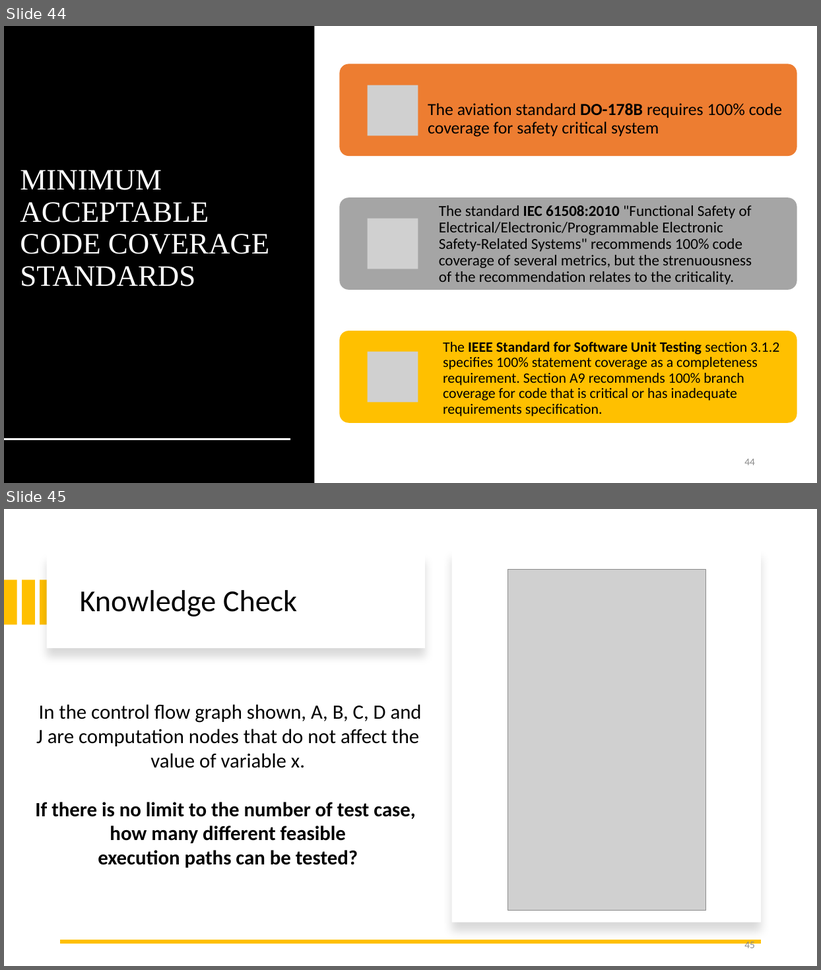
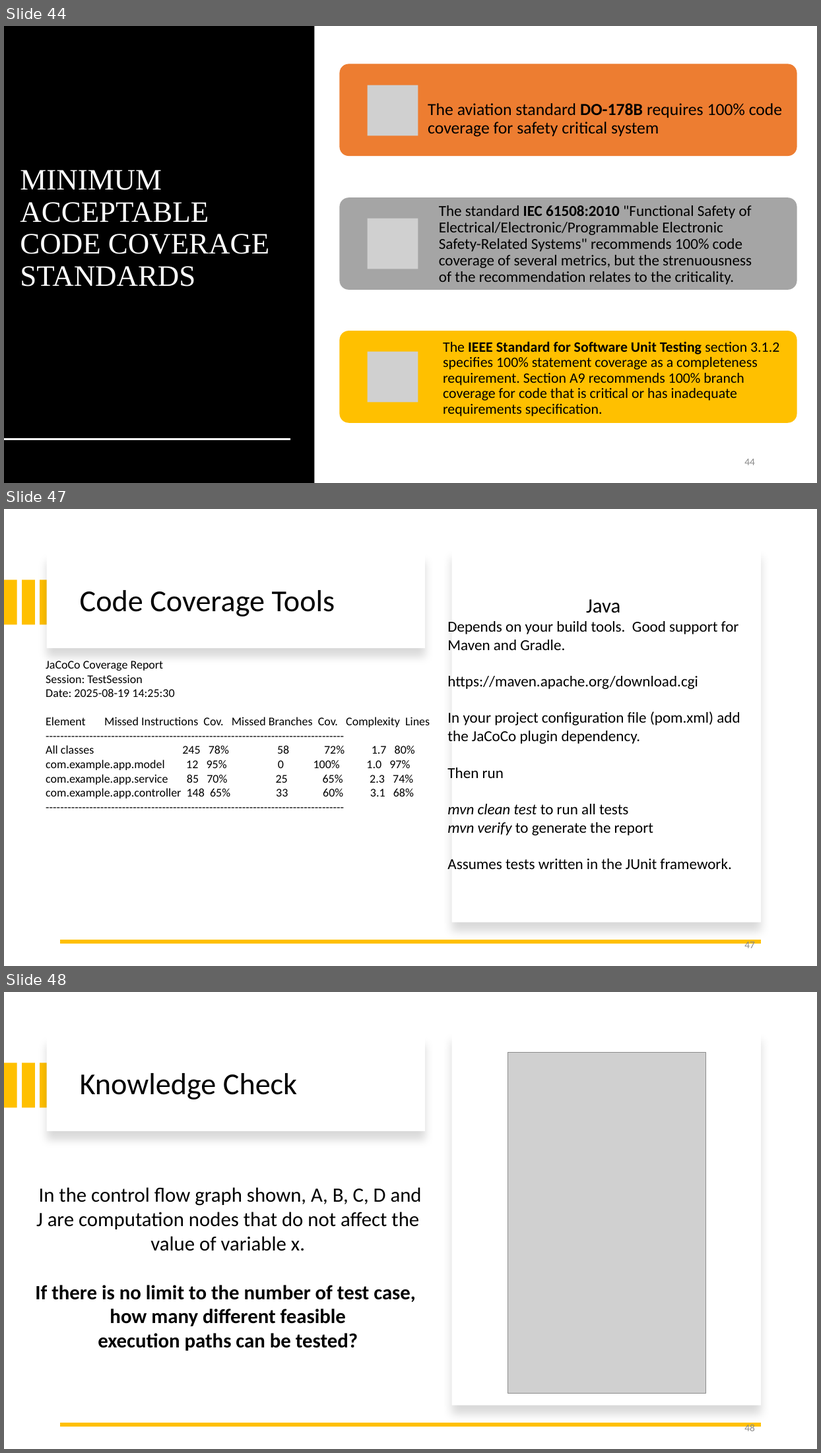
Before and after one commit to kthanasi-git/SW_Engineering, a slide deck: SOFTWARE ENGINEERING/SLIDES/14- Control Flow Testing.pptx. Shown one above the other, each under a label of ours: slides 44 and 45 before the commit, slides 44, 47 and 48 after it; the slides between them are not shown. The pictures are 821x970 and 821x1453 pixels, drawn with LibreOffice and Linux fonts; fonts in the diff are those of the drawing; grey boxes stand for pictures. Boxes give left, top, right and bottom in pixels: in the first picture for what was removed or moved away, otherwise in the second. Text is boxed around its words. In the diff, an @@ line names an element or a change of style, - is before the commit and + after.

Commit message:
Missed some changes

```diff
--- a/SOFTWARE ENGINEERING/SLIDES/14- Control Flow Testing.pptx
+++ b/SOFTWARE ENGINEERING/SLIDES/14- Control Flow Testing.pptx
@@ slide 47 added at [4,509,817,966], background #FFFFFF @@
@@ rectangle added at [47,553,425,649], fill #FFFFFF @@
@@ rectangle added at [452,550,762,923], fill #FFFFFF @@
@@ rectangle added at [4,580,17,625], fill #FFC000 @@
@@ rectangle added at [22,580,34,625], fill #FFC000 @@
@@ rectangle added at [40,580,53,625], fill #FFC000 @@
@@ title added at [80,590,335,617], 36 pt, text #000000 @@
+Code Coverage Tools
@@ text added at [448,599,740,869], 18 pt, text #000000 @@
+Java
+Depends on your build tools. Good support for Maven and Gradle.
+https://maven.apache.org/download.cgi
+In your project configuration file (pom.xml) add the JaCoCo plugin dependency.
+Then run
+mvn clean test to run all tests
+mvn verify to generate the report
+Assumes tests written in the JUnit framework.
@@ text added at [46,661,430,799], 14 pt, text #000000 @@
+JaCoCo Coverage Report
+Session: TestSession
+Date: 2025-08-19 14:25:30
+Element Missed Instructions Cov. Missed Branches Cov. Complexity Lines
+----------------------------------------------------------------------------------
+All classes 245 78% 58 72% 1.7 80%
+com.example.app.model 12 95% 0 100% 1.0 97%
+com.example.app.service 85 70% 25 65% 2.3 74%
+com.example.app.controller 148 65% 33 60% 3.1 68%
+----------------------------------------------------------------------------------
@@ line added from (762, 942) to (60, 942), #FFC000 4.5 pt @@
@@ page number added at [745,940,755,949], 12 pt, text #8C8C8C @@
+47
@@ what was slide 45 is now slide 48 @@
@@ page number at [745,1423,755,1435]: text changed @@
-45
+48
```
Also in this commit, not shown: 2 other slides added, 3 other files.
